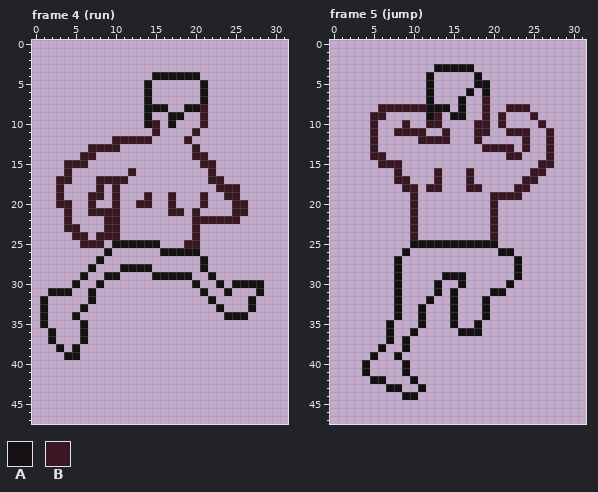
Two versions of one pixel-art file, assets/gfx/player.ase. Above: the version before the commit.
32x48 pixels, 9 frames. Shown: frame 4 (run), frame 5 (jump). The commit also changed other frames, which this record leaves out.
Palette (. is transparent): A #141013  B #3b1725
Pixels before, frame 4 (run), first column x 1:
 4 ..............AAAAAA........
 5 .............A......A.......
 6 .............A......A.......
 7 .............A......A.......
 8 .............AAA..AAB.......
 9 .............A..AA..B.......
10 .............AB.A...B.......
11 ..............B....B........
12 .........BBBBB....B.........
13 ......BBBB.........B........
14 .....BB............BB.......
15 ...BBB..............BB......
16 ...B.......B.........B......
17 ..BB...BBBB..........BB.....
18 ..B....B.B............BBB...
19 ..B...BB.B...B..B...B..BB...
20 ..BB..B..B..BB..B...B...BB..
21 ...B..BBBB......BB.B....BB..
22 ...B....BB.........BBBBBB...
23 ...BB...BB.........B........
24 ....BB.BBB.........B........
25 .....BBB.AAAAAA...BB........
26 ........A......AAAAA........
27 .......A............A.......
28 ......A...AAAA......A.......
29 .....A..AA....AAAAA..A......
30 ....A..A...........A..A.AAAA
31 .AAA..A.............A..A...A
32 A.....A..............A....A.
33 A....A................A...A.
34 A...A..................AAA..
35 A....A......................
36 .A...A......................
37 .A...A......................
38 ..A.A.......................
39 ...AA.......................
Pixels before, frame 5 (jump), first column x 4:
 3 .........AAAAA..........
 4 ........A.....A.........
 5 ........A.....AA........
 6 ........A....A.A........
 7 ........A...A..B........
 8 ..BBBBBBAAA.A..B..BBB...
 9 .BB.....AB.AA..B.B...B..
10 .B...B..BB....BB.B....B.
11 .B..BBBB..B...BB..BBB..B
12 .B.....BBBB...B.....B..B
13 .B.............BBBB.B..B
14 .BB...............BB...B
15 ..BBB.................BB
16 ....B....B...B.......BB.
17 ....BB...B...B......BB..
18 .....BB.BB...BB....BB...
19 ......B.........BBBB....
20 ......B.........B.......
21 ......B.........B.......
22 ......B.........B.......
23 ......B.........B.......
24 ......B.........B.......
25 ......AAAAAAAAAAA.......
26 .....A...........AA.....
27 ....A..............A....
28 ....A..............A....
29 ....A.....AAA......A....
30 ....A....A..A.....A.....
31 ....A....A.A....AA......
32 ....A...A..A...A........
33 ....A..A...A...A........
34 ....A..A...A...A........
35 ...A...A...A..A.........
36 ...A..A.....AAA.........
37 ...A.A..................
38 ..A..A..................
39 .A..A...................
40 A....A..................
41 A....A..................
42 .AA...A.................
43 ...AA..A................
44 .....AA.................
Now the later version:
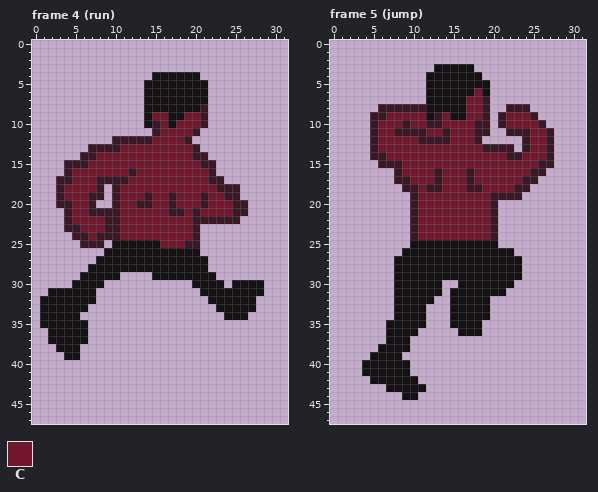
Colours new in this view: C #73172d
What changed:
layer "Layer 1" now shown
Changed rows in their new state; - is an unchanged pixel.
Frame 4 (run), layer "Layer 1":
first column x 2:
 5 -------------AAAAAA-------
 6 -------------AAAAAA-------
 7 -------------AAAAAA-------
 8 ---------------AA---------
 9 -------------CC--CC-------
10 --------------C-CCC-------
11 --------------CCCC--------
12 -------------CCCC---------
13 ---------CCCCCCCCC--------
14 ------CCCCCCCCCCCC--------
15 -----CCCCCCCCCCCCCC-------
16 ---CCCCCCC-CCCCCCCCC------
17 ---CCC----CCCCCCCCCC------
18 --CCCC---CCCCCCCCCCCC-----
19 --CCC----CCC-CC-CCC-CC----
20 ---CC----CC--CC-CCC-CCC---
21 ---CC----CCCCCC--C-CCCC---
22 ---CCCC--CCCCCCCCC--------
23 ----CCC--CCCCCCCCC--------
24 -----C---CCCCCCCCC--------
25 --------------CCC---------
26 --------AAAAAA------------
27 -------AAAAAAAAAAAA-------
28 ------AAA----AAAAAA-------
29 -----AA-----------AA------
30 ----AA-------------AA-----
31 ---AA---------------AA-AAA
32 AAAAA----------------AAAA-
33 AAAA------------------AAA-
34 AAA-----------------------
35 AAAA----------------------
36 -AAA----------------------
37 -AAA----------------------
38 --A-----------------------
Frame 5 (jump), layer "Layer 1":
first column x 5:
 4 --------AAAAA---------
 5 --------AAAAA---------
 6 --------AAAA-C--------
 7 --------AAA-CC--------
 8 ----------A-CC--------
 9 --CCCCC--C--CC---CCC--
10 -CCC-CC--CCCC----CCCC-
11 -CC----CC-CCC-------CC
12 -CCCCC----CCC-------CC
13 -CCCCCCCCCCCCC------CC
14 --CCCCCCCCCCCCCCC--CCC
15 ----CCCCCCCCCCCCCCCCC-
16 ----CCCC-CCC-CCCCCCC--
17 -----CCC-CCC-CCCCCC---
18 ------C--CCC--CCCC----
19 ------CCCCCCCCC-------
20 ------CCCCCCCCC-------
21 ------CCCCCCCCC-------
22 ------CCCCCCCCC-------
23 ------CCCCCCCCC-------
24 ------CCCCCCCCC-------
26 -----AAAAAAAAAAA------
27 ----AAAAAAAAAAAAAA----
28 ----AAAAAAAAAAAAAA----
29 ----AAAAA---AAAAAA----
30 ----AAAA----AAAAA-----
31 ----AAAA---AAAA-------
32 ----AAA----AAA--------
33 ----AA-----AAA--------
34 ----AA-----AAA--------
35 ---AAA-----AA---------
36 ---AA-----------------
37 ---A------------------
38 --AA------------------
39 -AA-------------------
40 AAAA------------------
41 AAAA------------------
42 --AAA-----------------
43 ----AA----------------
Changed places in both pictures, as pixel boxes (x1, y1, x2, y2):
added: (48, 80, 256, 352)
added: (370, 72, 546, 392)
